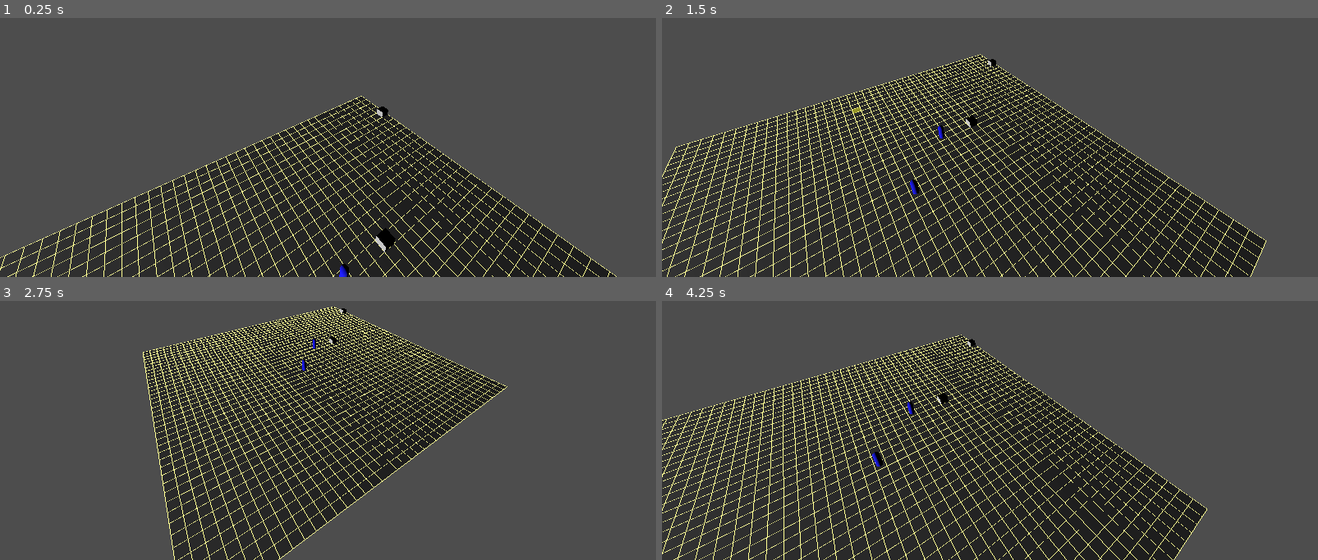
Above: before the commit, frames 1-4 (two rows, left to right).
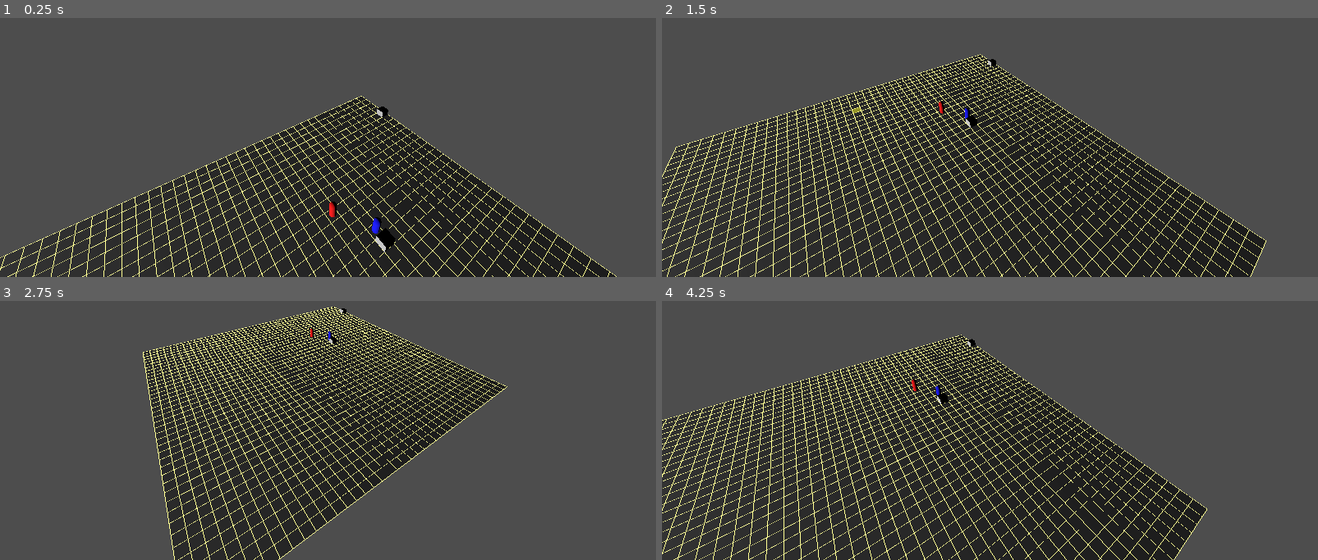
Above: after the commit, the same moments.

Repository: Leon1788/ShadowC
Game: Godot game, scene res://scenes/maps/map_01/map_01.tscn
Same seed, same stepped clock (60 frames per second), same inputs: the game is played once before the commit and once after it.
Inputs (mouse positions are in pixels of both pictures, inside the frame that each line leads up to):
- Up to frame 1 (0.25 s): no input
- Up to frame 2 (1.5 s): tap Enter at 0.5 s; move the mouse to (1134, 74) at 0.52 s; hold Right (ui_right) 0.53-1.28 s; tap 1 at 0.6 s; click (1134, 74) at 0.67 s; tap Space at 0.77 s; move the mouse to (858, 111) at 1.27 s; hold Down (ui_down) from 1.28 s (still down); tap 2 at 1.35 s
- Up to frame 3 (2.75 s): tap Space at 1.52 s; move the mouse to (outside the picture) at 2.02 s; release Down (ui_down) at 2.03 s; hold Right (ui_right) from 2.03 s (still down); tap 3 at 2.1 s
- Up to frame 4 (4.25 s): move the mouse to (957, 448) at 2.77 s; release Right (ui_right) at 2.78 s; hold Up (ui_up) 2.78-3.53 s; tap 1 at 2.85 s; click (957, 448) at 2.92 s; tap Space at 3.02, 3.77 s; move the mouse to (1186, 430) at 3.52 s; hold Left (ui_left) from 3.53 s (still down); tap 2 at 3.6 s

The runs differ from the first frame. In frame 1, 0.2% of the frame differs, in the area x 50-59%, y 70-100%; in frame 2, 0.2%; in frame 3, less than 0.1%; in frame 4, 0.2%.

Commit message:
Initial commit

Diff:
--- a/scenes/entities/merc/merc.tscn
+++ b/scenes/entities/merc/merc.tscn
@@ -1,11 +1,23 @@
-[gd_scene load_steps=2 format=3 uid="uid://merc001scene"]
+[gd_scene load_steps=4 format=3 uid="uid://merc001scene"]
 
-[ext_resource type="Script" path="res://scripts/entities/merc.gd" id="1_merc"]
+[ext_resource type="Script" uid="uid://dr7bjrm4agnm2" path="res://scripts/entities/merc.gd" id="1_merc"]
+
+[sub_resource type="CapsuleMesh" id="CapsuleMesh_merc"]
+radius = 0.3
+height = 1.8
+
+[sub_resource type="CapsuleShape3D" id="CapsuleShape3D_merc"]
+radius = 0.3
+height = 1.8
 
 [node name="Merc" type="Node3D"]
+transform = Transform3D(1, 0, 0, 0, 1, 0, 0, 0, 1, 0.5, 0.9, 0.5)
 script = ExtResource("1_merc")
-merc_name = "Merc_01"
-grid_x = 10
-grid_z = 10
-health = 100
-max_health = 100
+
+[node name="MercBody" type="CharacterBody3D" parent="."]
+
+[node name="MercMesh" type="MeshInstance3D" parent="MercBody"]
+mesh = SubResource("CapsuleMesh_merc")
+
+[node name="MercCollider" type="CollisionShape3D" parent="MercBody"]
+shape = SubResource("CapsuleShape3D_merc")
--- a/scenes/entities/merc/merc2.tscn
+++ b/scenes/entities/merc/merc2.tscn
@@ -1,11 +1,27 @@
-[gd_scene load_steps=2 format=3 uid="uid://merc002scene"]
+[gd_scene load_steps=4 format=3 uid="uid://merc002scene"]
 
 [ext_resource type="Script" path="res://scripts/entities/merc2.gd" id="1_merc2"]
 
+[sub_resource type="CapsuleMesh" id="CapsuleMesh_merc2"]
+height = 1.8
+radius = 0.3
+
+[sub_resource type="CapsuleShape3D" id="CapsuleShape3D_merc2"]
+height = 1.8
+radius = 0.3
+
 [node name="Merc2" type="Node3D"]
 script = ExtResource("1_merc2")
+grid_x = 0
+grid_z = 0
 merc_name = "Merc_02"
-grid_x = 20
-grid_z = 20
 health = 100
 max_health = 100
+
+[node name="MercBody" type="CharacterBody3D" parent="."]
+
+[node name="MercMesh" type="MeshInstance3D" parent="MercBody"]
+mesh = SubResource("CapsuleMesh_merc2")
+
+[node name="MercCollider" type="CollisionShape3D" parent="MercBody"]
+shape = SubResource("CapsuleShape3D_merc2")
--- a/scenes/maps/map_01/map_01.gd
+++ b/scenes/maps/map_01/map_01.gd
@@ -1,5 +1,5 @@
 # map_01.gd
-# Map Orchestrator
+# Map Orchestrator - registriert bestehende Mercs
 # Speicherort: res://scenes/maps/map_01/map_01.gd
 
 extends Node3D
@@ -19,6 +19,7 @@
 
 	setup_camera()
 	setup_grid_visual()
+	setup_grid_manager()
 	setup_merc_manager()
 	setup_path_renderer()
 	setup_round_manager()
@@ -57,29 +58,48 @@
 
 	print("[Map01] GridVisual gefunden und aktiv")
 
+func setup_grid_manager() -> void:
+	print("[Map01] Initialisiere GridManager...")
+
+	var grid_manager = GridManager.new()
+	grid_manager.initialize(self)
+
+	print("[Map01] GridManager bereit")
+
 func setup_merc_manager() -> void:
 	print("[Map01] Initialisiere MercManager...")
 
 	merc_manager = MercManager.new()
-	print("[Map01] MercManager.new() erfolgreich")
-
 	merc_manager.name = "MercManager"
 	add_child(merc_manager)
-	print("[Map01] MercManager als Child hinzugefügt")
 
-	# GridManager erstellen für Pathfinding
+	# GridManager für Pathfinding erstellen
 	var grid_manager = GridManager.new()
 	grid_manager.initialize(self)
 
-	merc_manager.initialize("res://scenes/entities/merc/merc.tscn", grid_manager)
-	print("[Map01] MercManager.initialize() aufgerufen")
+	merc_manager.initialize(grid_manager)
 
-	# Spawn Test-Mercs
-	merc_manager.spawn_merc(15, 15, "Merc_Alpha")
-	merc_manager.spawn_merc2(20, 20, "Merc_Bravo")
+	# Registriere alle Mercs die bereits in der Scene sind
+	register_mercs_from_scene()
 
 	merc_manager.print_mercs()
 	print("[Map01] MercManager bereit")
+
+func register_mercs_from_scene() -> void:
+	print("[Map01] Registriere Mercs aus Scene...")
+
+	var merc_count = 0
+
+	# Suche alle Nodes mit Merc-Klasse
+	for child in get_children():
+		if child is Merc:
+			merc_manager.register_merc(child)
+			merc_count += 1
+		elif child is Merc2:
+			merc_manager.register_merc(child)
+			merc_count += 1
+
+	print("[Map01] %d Mercs registriert" % merc_count)
 
 func setup_path_renderer() -> void:
 	print("[Map01] Initialisiere PathRenderer...")
--- a/scenes/maps/map_01/map_01.tscn
+++ b/scenes/maps/map_01/map_01.tscn
@@ -1,8 +1,10 @@
-[gd_scene load_steps=4 format=3 uid="uid://cjgnijbl8taeu"]
+[gd_scene load_steps=6 format=3 uid="uid://cjgnijbl8taeu"]
 
 [ext_resource type="Script" uid="uid://dms45agrr2mme" path="res://scenes/maps/map_01/map_01.gd" id="1_bfy3v"]
 [ext_resource type="Script" uid="uid://7nt4s2qfqnou" path="res://scripts/systems/grid_visual.gd" id="2_gridvisual"]
 [ext_resource type="PackedScene" uid="uid://cover001scene" path="res://scenes/entities/cover/cover.tscn" id="3_bqo13"]
+[ext_resource type="PackedScene" uid="uid://merc001scene" path="res://scenes/entities/merc/merc.tscn" id="4_merc"]
+[ext_resource type="PackedScene" uid="uid://merc002scene" path="res://scenes/entities/merc/merc2.tscn" id="5_merc2"]
 
 [node name="map_01" type="Node3D"]
 script = ExtResource("1_bfy3v")
@@ -26,3 +28,13 @@
 transform = Transform3D(1, 0, 0, 0, 1, 0, 0, 0, 1, 15, 0, 11)
 grid_x = 15
 grid_z = 11
+
+[node name="Merc" parent="." instance=ExtResource("4_merc")]
+transform = Transform3D(1, 0, 0, 0, 1, 0, 0, 0, 1, 14.5, 0.9, 11.5)
+grid_x = 14
+grid_z = 11
+
+[node name="Merc2" parent="." instance=ExtResource("5_merc2")]
+transform = Transform3D(1, 0, 0, 0, 1, 0, 0, 0, 1, 11.5, 0.9, 13.5)
+grid_x = 11
+grid_z = 13
--- a/scripts/entities/merc.gd
+++ b/scripts/entities/merc.gd
@@ -7,7 +7,22 @@
 
 class_name Merc
 
-# Internal vars FIRST
+# Inspector Properties - wie Cover editierbar
+@export var grid_x: int = 0:
+	set(value):
+		grid_x = clamp(value, 0, 39)
+		update_position()
+
+@export var grid_z: int = 0:
+	set(value):
+		grid_z = clamp(value, 0, 39)
+		update_position()
+
+@export var merc_name: String = "Merc_01"
+@export var health: int = 100
+@export var max_health: int = 100
+
+# Internal vars
 var heights = [0.3, 0.8, 3.0]
 var current_height: float = 0.8
 var capsule_mesh: MeshInstance3D = null
@@ -23,32 +38,12 @@
 	STANCE.CROUCH: 1.0,
 	STANCE.PRONE: 0.3
 }
-var facing_direction: Vector2i = Vector2i(1, 0)  # Richtung wohin Merc schaut
+var facing_direction: Vector2i = Vector2i(1, 0)
 
 const TILE_SIZE = 1.0
 const CAPSULE_HEIGHT = 1.8
 const CAPSULE_RADIUS = 0.3
 const MAX_AP = 50
-
-# Inspector Properties
-@export var merc_name: String = "Merc_01"
-@export var grid_x: int = 10:
-	set(value):
-		grid_x = clamp(value, 0, 39)
-		update_position()
-
-@export var grid_z: int = 10:
-	set(value):
-		grid_z = clamp(value, 0, 39)
-		update_position()
-
-@export_enum("0.3m", "0.8m", "3m") var height_type: int = 1:
-	set(value):
-		height_type = value
-		setup_merc()
-
-@export var health: int = 100
-@export var max_health: int = 100
 
 # Runtime
 var is_selected: bool = false
@@ -74,8 +69,11 @@
 		update_movement(delta)
 
 func setup_merc() -> void:
+	if Engine.is_editor_hint():
+		return
+
 	print("[Merc %s] Setup startet" % merc_name)
-	current_height = heights[height_type]
+	current_height = heights[1]
 
 	# Cleanup
 	if capsule_mesh:
@@ -213,21 +211,17 @@
 	current_ap = max_ap
 
 func change_stance(new_stance: int) -> bool:
-	# Gleiche Stance = kein Wechsel
 	if new_stance == current_stance:
 		return false
 
-	# AP Check
 	if current_ap < 1:
 		print("[Merc %s] Nicht genug AP für Stance-Wechsel!" % merc_name)
 		return false
 
-	# Prone = 2 Tiles belegen - Check ob möglich
 	if new_stance == STANCE.PRONE:
 		var behind_pos = Vector2i(grid_x, grid_z) + facing_direction
 		print("[Merc %s] Prone Check: hinter Position (%d, %d)" % [merc_name, behind_pos.x, behind_pos.y])
 
-	# Stance wechseln
 	current_stance = new_stance
 	current_ap -= 1
 	update_stance_visual()
--- a/scripts/entities/merc2.gd
+++ b/scripts/entities/merc2.gd
@@ -1,13 +1,28 @@
-# merc.gd
-# Söldner Entity mit AP-System und Bewegung
-# Speicherort: res://scripts/entities/merc.gd
+# merc2.gd
+# Söldner Entity 2 - ROT
+# Speicherort: res://scripts/entities/merc2.gd
 
 @tool
 extends Node3D
 
 class_name Merc2
 
-# Internal vars FIRST
+# Inspector Properties - wie Cover editierbar
+@export var grid_x: int = 0:
+	set(value):
+		grid_x = clamp(value, 0, 39)
+		update_position()
+
+@export var grid_z: int = 0:
+	set(value):
+		grid_z = clamp(value, 0, 39)
+		update_position()
+
+@export var merc_name: String = "Merc_02"
+@export var health: int = 100
+@export var max_health: int = 100
+
+# Internal vars
 var heights = [0.3, 0.8, 3.0]
 var current_height: float = 0.8
 var capsule_mesh: MeshInstance3D = null
@@ -23,32 +38,12 @@
 	STANCE.CROUCH: 1.0,
 	STANCE.PRONE: 0.3
 }
-var facing_direction: Vector2i = Vector2i(1, 0)  # Richtung wohin Merc schaut
+var facing_direction: Vector2i = Vector2i(1, 0)
 
 const TILE_SIZE = 1.0
 const CAPSULE_HEIGHT = 1.8
 const CAPSULE_RADIUS = 0.3
 const MAX_AP = 50
-
-# Inspector Properties
-@export var merc_name: String = "Merc_01"
-@export var grid_x: int = 10:
-	set(value):
-		grid_x = clamp(value, 0, 39)
-		update_position()
-
-@export var grid_z: int = 10:
-	set(value):
-		grid_z = clamp(value, 0, 39)
-		update_position()
-
-@export_enum("0.3m", "0.8m", "3m") var height_type: int = 1:
-	set(value):
-		height_type = value
-		setup_merc()
-
-@export var health: int = 100
-@export var max_health: int = 100
 
 # Runtime
 var is_selected: bool = false
@@ -74,8 +69,11 @@
 		update_movement(delta)
 
 func setup_merc() -> void:
+	if Engine.is_editor_hint():
+		return
+
 	print("[Merc %s] Setup startet" % merc_name)
-	current_height = heights[height_type]
+	current_height = heights[1]
 
 	# Cleanup
 	if capsule_mesh:
@@ -98,9 +96,9 @@
 	capsule_mesh.mesh = capsule
 	character_body.add_child(capsule_mesh)
 
-	# Material
+	# Material - ROT
 	material = StandardMaterial3D.new()
-	material.albedo_color = Color.BLUE
+	material.albedo_color = Color.RED
 	capsule_mesh.set_surface_override_material(0, material)
 
 	# Collider
@@ -185,7 +183,7 @@
 		material.emission = Color.YELLOW * 0.5
 		material.emission_enabled = true
 	else:
-		material.albedo_color = Color.BLUE
+		material.albedo_color = Color.RED
 		material.emission_enabled = false
 
 func get_grid_position() -> Vector2i:
@@ -213,21 +211,17 @@
 	current_ap = max_ap
 
 func change_stance(new_stance: int) -> bool:
-	# Gleiche Stance = kein Wechsel
 	if new_stance == current_stance:
 		return false
 
-	# AP Check
 	if current_ap < 1:
 		print("[Merc %s] Nicht genug AP für Stance-Wechsel!" % merc_name)
 		return false
 
-	# Prone = 2 Tiles belegen - Check ob möglich
 	if new_stance == STANCE.PRONE:
 		var behind_pos = Vector2i(grid_x, grid_z) + facing_direction
 		print("[Merc %s] Prone Check: hinter Position (%d, %d)" % [merc_name, behind_pos.x, behind_pos.y])
 
-	# Stance wechseln
 	current_stance = new_stance
 	current_ap -= 1
 	update_stance_visual()
--- a/scripts/managers/merc_manager.gd
+++ b/scripts/managers/merc_manager.gd
@@ -1,5 +1,5 @@
 # merc_manager.gd
-# Verwaltet alle Söldner in der Map
+# Verwaltet alle Söldner in der Map - OHNE Spawning
 # Speicherort: res://scripts/managers/merc_manager.gd
 
 extends Node
@@ -7,21 +7,14 @@
 class_name MercManager
 
 var mercs: Dictionary = {}
-var merc_scene: PackedScene = null
-var merc_counter: int = 0
 var selected_merc = null
 var pathfinder: Pathfinder = null
 
 func _ready():
 	pass
 
-func initialize(merc_scene_path: String, grid_mgr: GridManager = null) -> void:
+func initialize(grid_mgr: GridManager = null) -> void:
 	print("[MercManager] Initialisiere...")
-	merc_scene = load(merc_scene_path)
-
-	if not merc_scene:
-		print("[MercManager] FEHLER: Merc Scene nicht gefunden!")
-		return
 
 	# Pathfinder initialisieren wenn GridManager vorhanden
 	if grid_mgr:
@@ -31,55 +24,12 @@
 
 	print("[MercManager] Bereit")
 
-func spawn_merc(grid_x: int, grid_z: int, merc_name: String = "") -> Merc:
-	if not merc_scene:
-		print("[MercManager] FEHLER: Merc Scene nicht geladen!")
-		return null
+func register_merc(merc) -> void:
+	if merc:
+		mercs[merc.merc_name] = merc
+		print("[MercManager] Registered: %s at Grid (%d, %d)" % [merc.merc_name, merc.grid_x, merc.grid_z])
 
-	merc_counter += 1
-
-	if merc_name == "":
-		merc_name = "Merc_%d" % merc_counter
-
-	var merc = merc_scene.instantiate()
-	merc.merc_name = merc_name
-	merc.grid_x = grid_x
-	merc.grid_z = grid_z
-	merc.setup_merc()
-
-	get_parent().add_child(merc)
-	mercs[merc_name] = merc
-
-	print("[MercManager] Spawned: %s at Grid (%d, %d)" % [merc_name, grid_x, grid_z])
-
-	return merc
-
-func spawn_merc2(grid_x: int, grid_z: int, merc_name: String = "") -> Merc2:
-	var merc2_scene = load("res://scenes/entities/merc/merc2.tscn")
-
-	if not merc2_scene:
-		print("[MercManager] FEHLER: Merc2 Scene nicht geladen!")
-		return null
-
-	merc_counter += 1
-
-	if merc_name == "":
-		merc_name = "Merc_%d" % merc_counter
-
-	var merc = merc2_scene.instantiate()
-	merc.merc_name = merc_name
-	merc.grid_x = grid_x
-	merc.grid_z = grid_z
-	merc.setup_merc()
-
-	get_parent().add_child(merc)
-	mercs[merc_name] = merc
-
-	print("[MercManager] Spawned: %s at Grid (%d, %d)" % [merc_name, grid_x, grid_z])
-
-	return merc
-
-func get_merc(merc_name: String) -> Merc:
+func get_merc(merc_name: String):
 	return mercs.get(merc_name, null)
 
 func get_all_mercs() -> Array:
